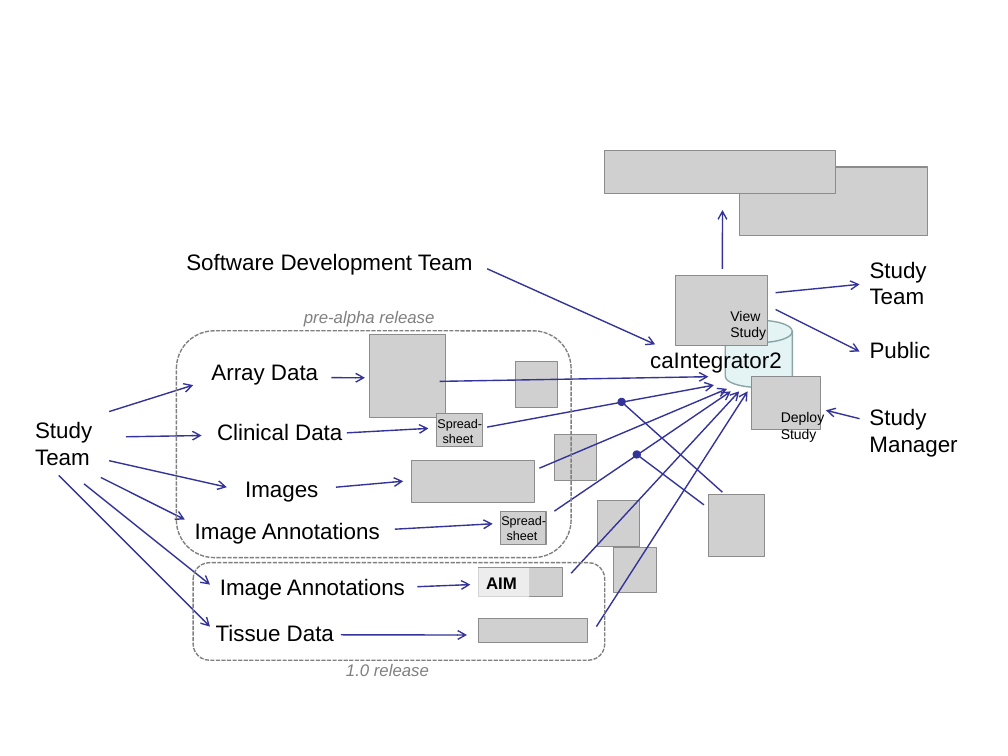
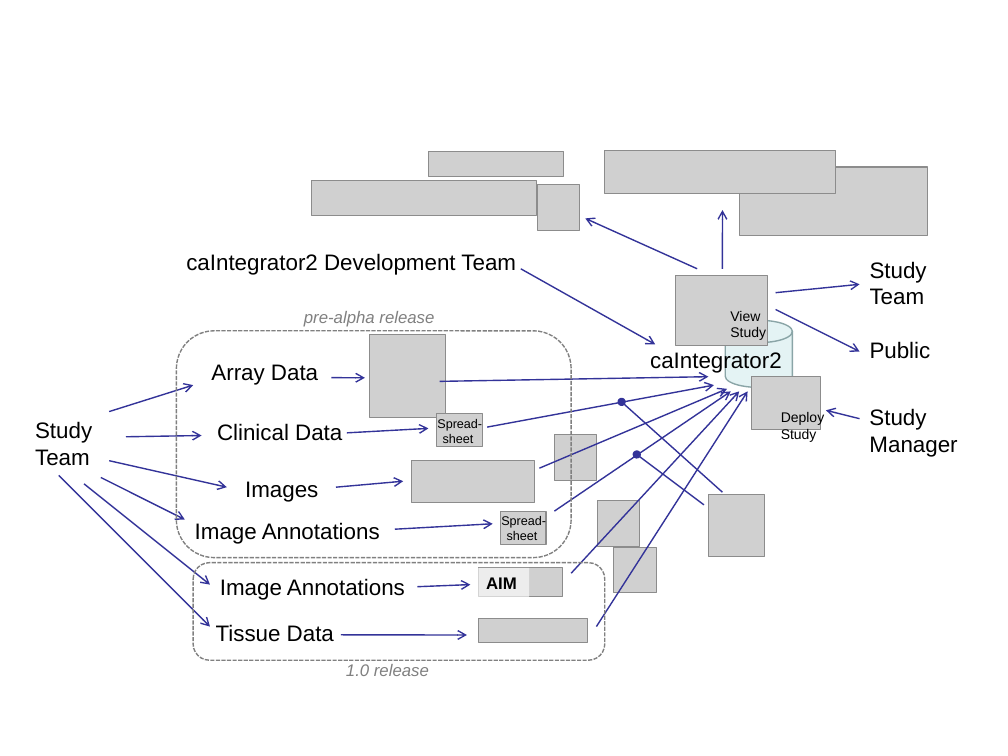
Before and after one commit to NCIP/caintegrator, a slide deck: slide 4 of docs/project_management/external_meetings/Pre Alpha Release Intro Slides.pptx. Drawn at 1008x756 pixels with LibreOffice and Linux fonts; fonts in the diff are those of the drawing; grey boxes stand for pictures; background and template pictures are left out. Boxes give left, top, right and bottom in pixels: in the first picture for what was removed or moved away, otherwise in the second. Text is boxed around its words. In the diff, an @@ line names an element or a change of style, - is before the commit and + after.

Commit message:
added caGRID analysis calls

```diff
--- a/docs/project_management/external_meetings/Pre Alpha Release Intro Slides.pptx
+++ b/docs/project_management/external_meetings/Pre Alpha Release Intro Slides.pptx
@@ picture added at (428, 151, 563, 176) @@
@@ picture added at (311, 180, 536, 215) @@
@@ picture: place and size @@
-picture at (515, 362, 557, 407)
+picture at (537, 184, 580, 230)
@@ arrow added from (698, 269) to (586, 219), #333399 1 pt @@
@@ text at (186, 253, 516, 275): text changed @@
-Software Development Team
+caIntegrator2 Development Team
@@ arrow moved from (487, 269) - (655, 345) to (521, 269) - (655, 345) @@
```
